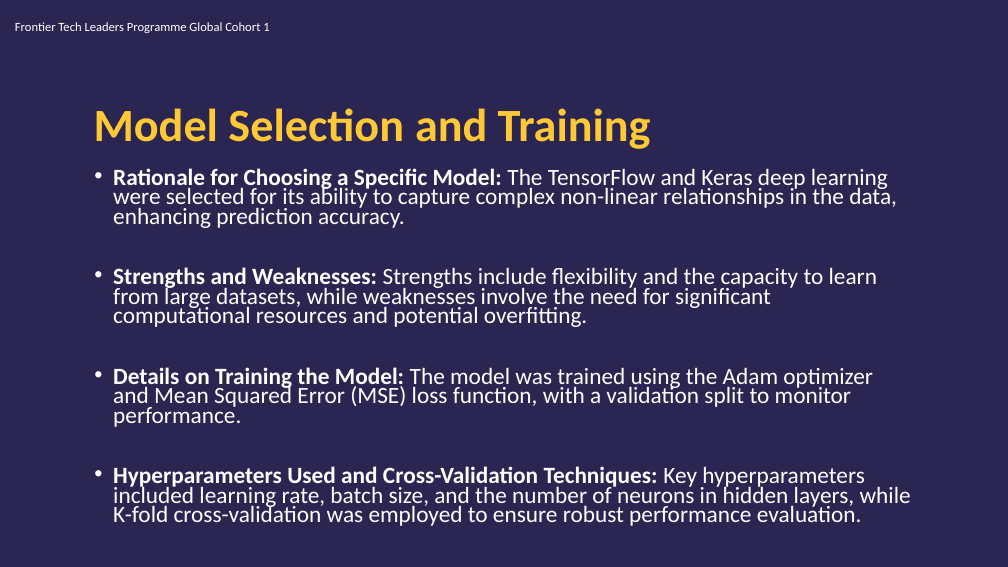
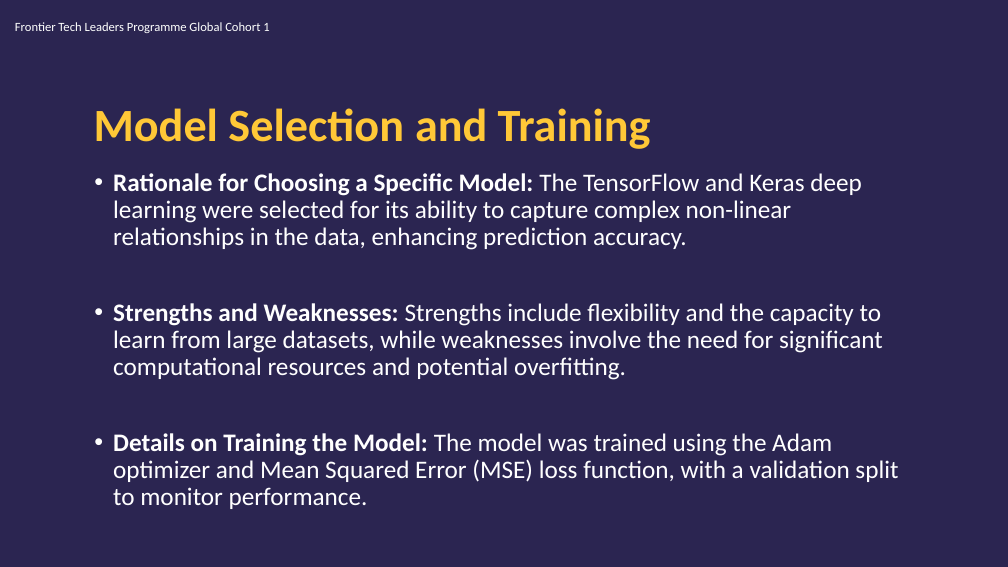
Before and after one commit to edasaruhan/FTL_Cohort3_Group5, a slide deck: slide 11 of Nishant_Subedi_Draft_Presentation.pptx. Drawn at 1008x567 pixels with LibreOffice and Linux fonts; fonts in the diff are those of the drawing; background and template pictures are left out. Boxes give left, top, right and bottom in pixels: in the first picture for what was removed or moved away, otherwise in the second. Text is boxed around its words. In the diff, an @@ line names an element or a change of style, - is before the commit and + after.

Commit message:
Nishant_Subedi_Draft_Presentation

```diff
--- a/Nishant_Subedi_Draft_Presentation.pptx
+++ b/Nishant_Subedi_Draft_Presentation.pptx
@@ text "Rationale for Choosing a Specific ..." at <box>113,173,898,509</box>: size 22.2 to 24 pt; line spacing 0.7 to 0.9 @@
@@ text at <box>113,466,911,526</box>: paragraph removed @@
-• Hyperparameters Used and Cross-Validation Techniques: Key hyperparameters included learning rate, batch size, and the number of neurons in hidden layers, while K-fold cross-validation was employed to ensure robust performance evaluation.
```
